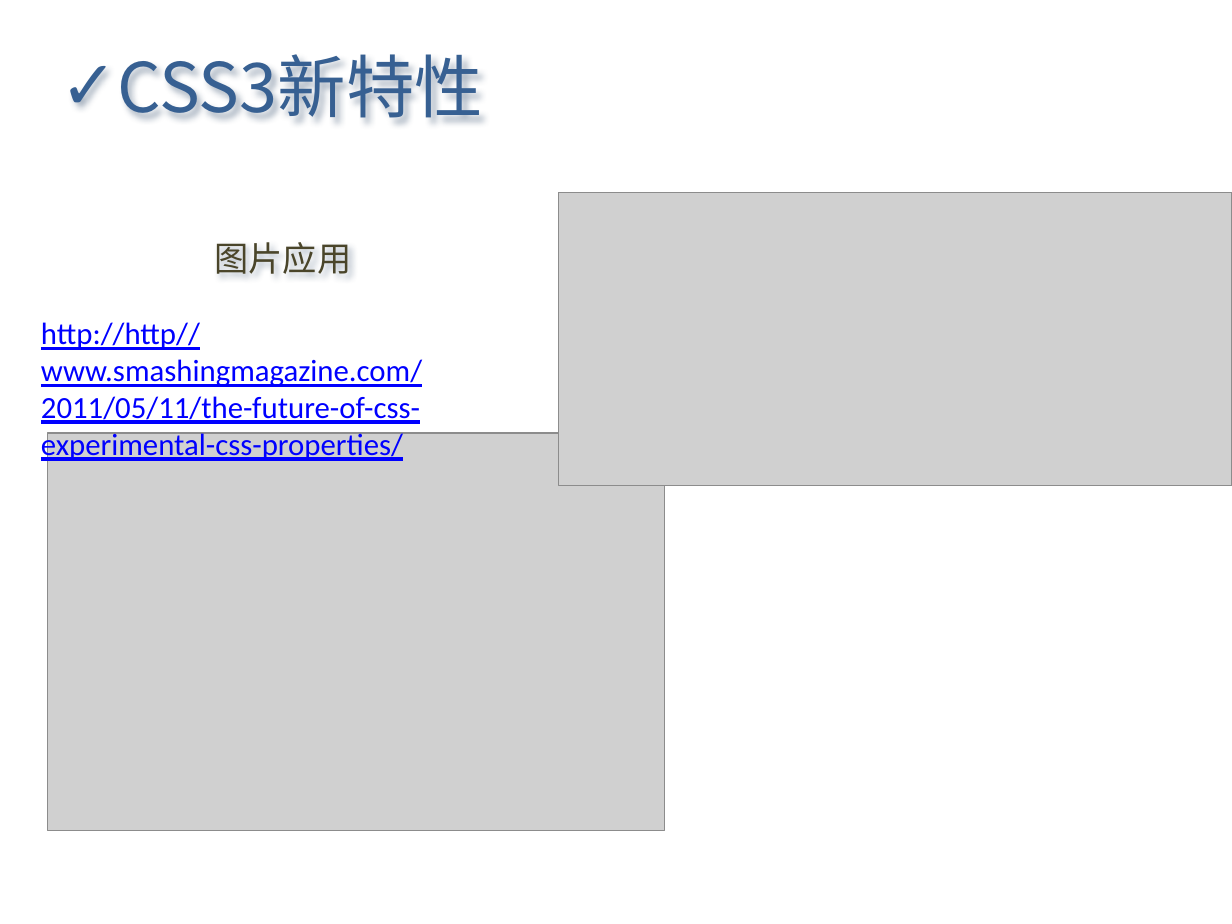
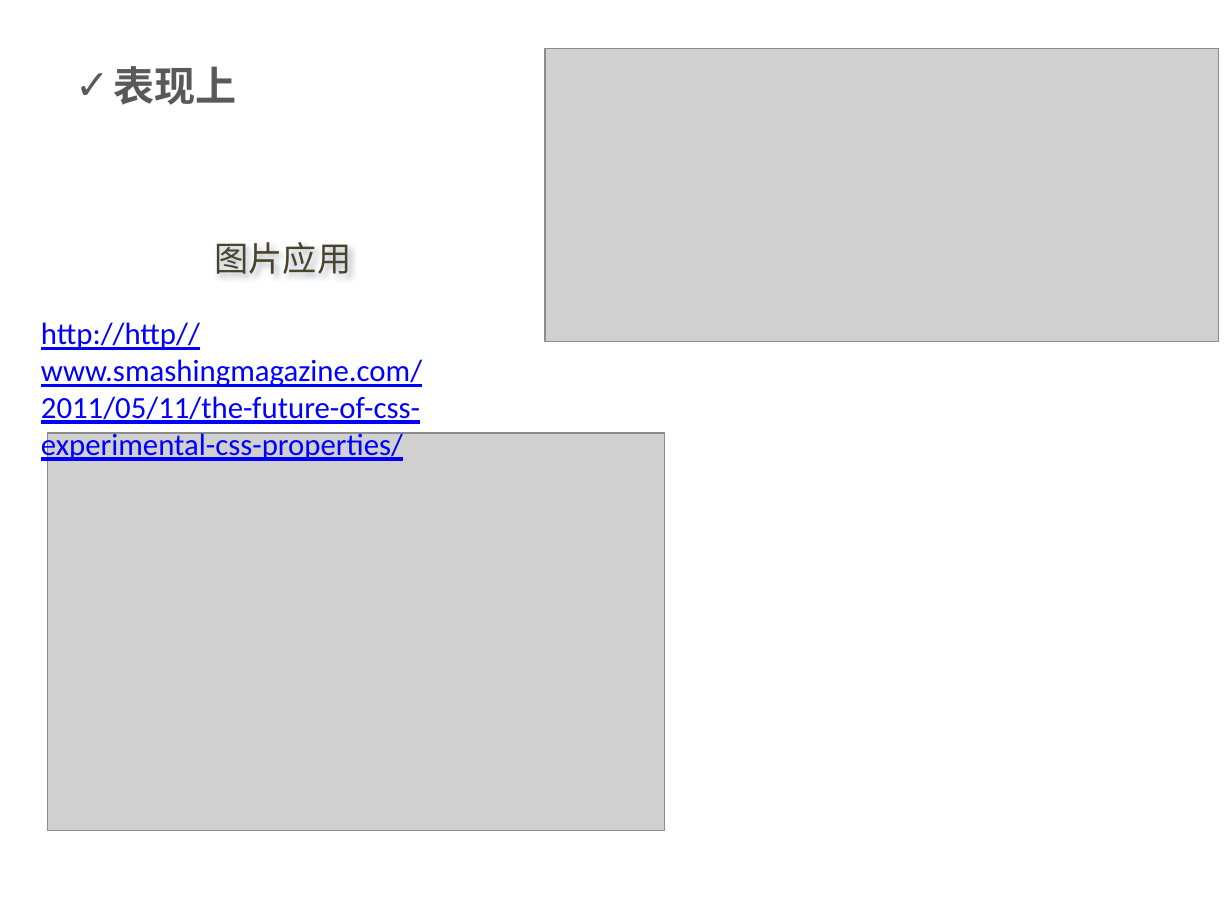
Before and after one commit to Letractively/feng33, a slide deck: slide 10 of ppt/css3知多少2011-06-23.pptx (slide 7 before the commit). Drawn at 1232x924 pixels with LibreOffice and Linux fonts; fonts in the diff are those of the drawing; grey boxes stand for pictures. Boxes give left, top, right and bottom in pixels: in the first picture for what was removed or moved away, otherwise in the second. Text is boxed around its words. In the diff, an @@ line names an element or a change of style, - is before the commit and + after.

```diff
--- a/ppt/css3知多少2011-06-23.pptx
+++ b/ppt/css3知多少2011-06-23.pptx
@@ text removed at <box>117,54,482,119</box> @@
-✓ CSS3新特性
@@ picture: place and size @@
-picture at <box>558,192,1232,485</box>
+picture at <box>545,48,1218,341</box>
@@ text added at <box>114,66,237,105</box>, 24 pt, text #595959, bold @@
+✓ 表现上
```
Also in this commit, not shown: 11 other slides changed, 6 slides added, 1 slide removed, 37 other files.
